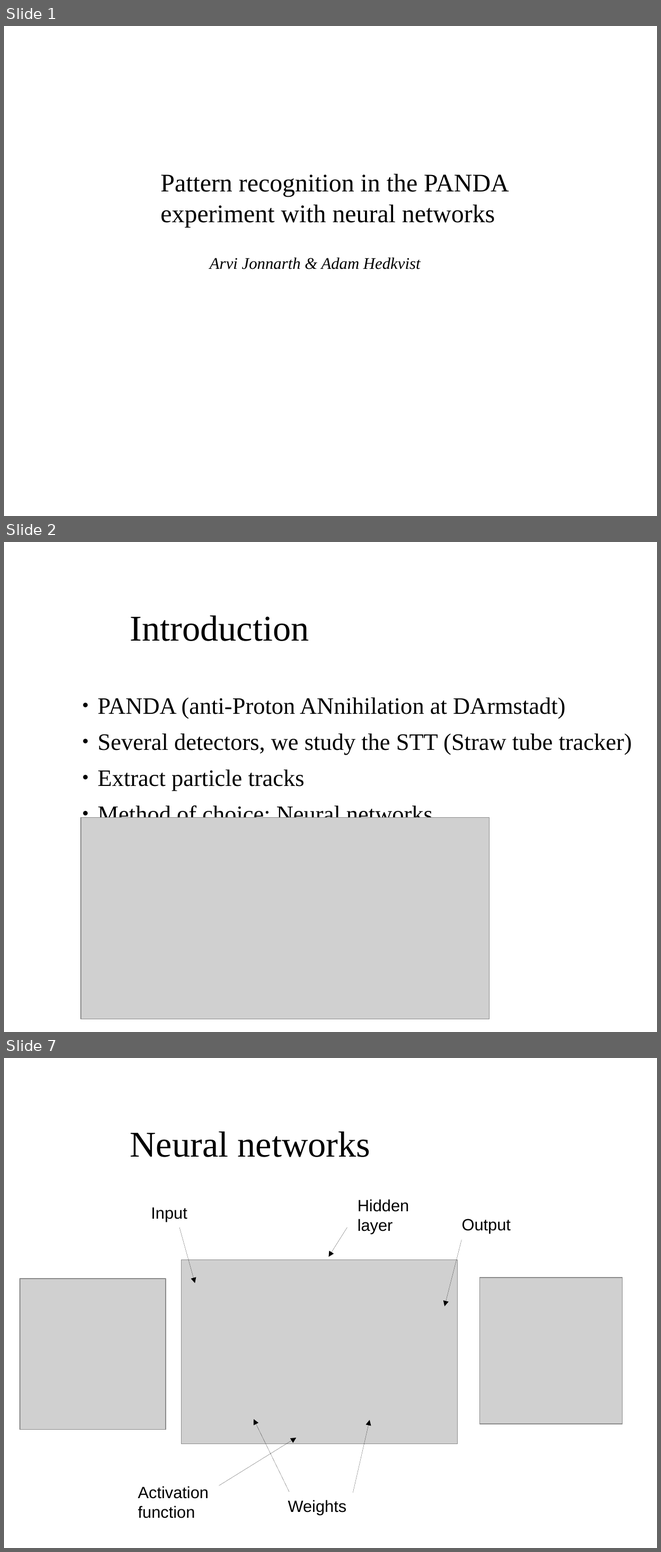
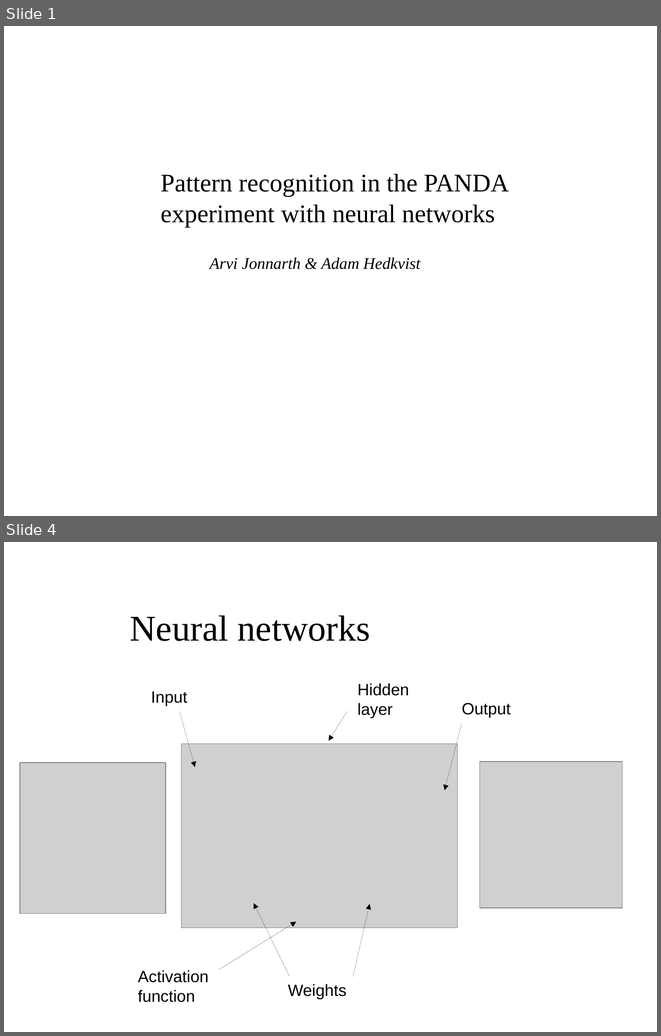
Before and after one commit to aaaaarvi/Projektarbete17, a slide deck: presentation/presentation.odp. Shown one above the other, each under a label of ours: slides 1, 2 and 7 before the commit, slides 1 and 4 after it; the slides between them are not shown. The pictures are 661x1552 and 661x1036 pixels, drawn with LibreOffice and Linux fonts; fonts in the diff are those of the drawing; grey boxes stand for pictures; background and template pictures are left out. Boxes give left, top, right and bottom in pixels: in the first picture for what was removed or moved away, otherwise in the second. Text is boxed around its words. In the diff, an @@ line names an element or a change of style, - is before the commit and + after.

```diff
--- a/presentation/presentation.odp
+++ b/presentation/presentation.odp
@@ slide 2 removed at [4,542,657,1032], background picture (left out) @@
@@ title removed at [130,615,309,641] @@
-Introduction
@@ text removed at [98,697,632,818] @@
-● PANDA (anti-Proton ANnihilation at DArmstadt)
-● Several detectors, we study the STT (Straw tube tracker)
-● Extract particle tracks
-● Method of choice: Neural networks
@@ picture removed at [81,818,489,1018] @@
@@ what was slide 7 is now slide 4 @@
```
Also in this commit, not shown: 12 slides added, 7 other slides removed, 6 other files.
